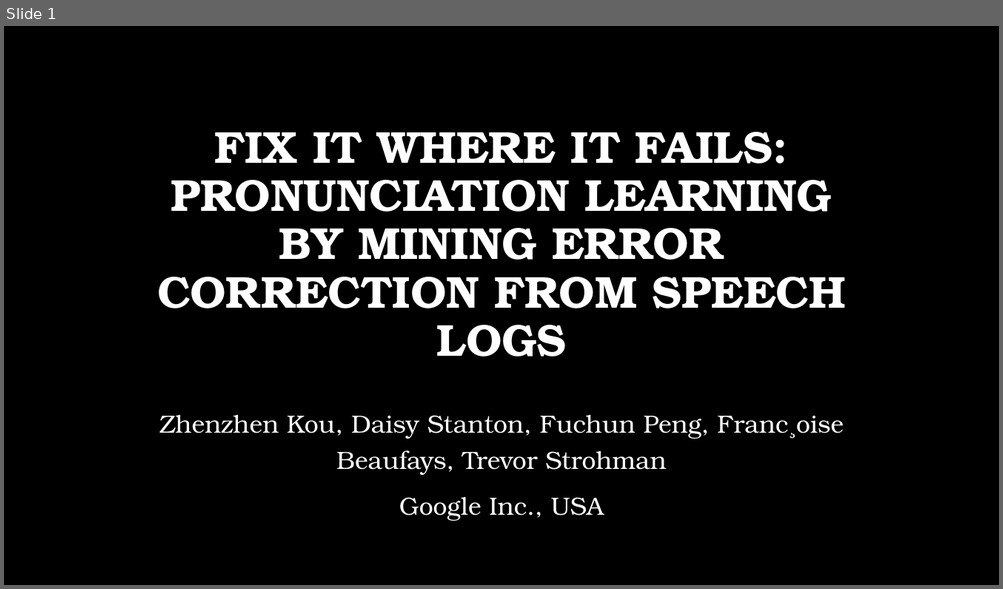
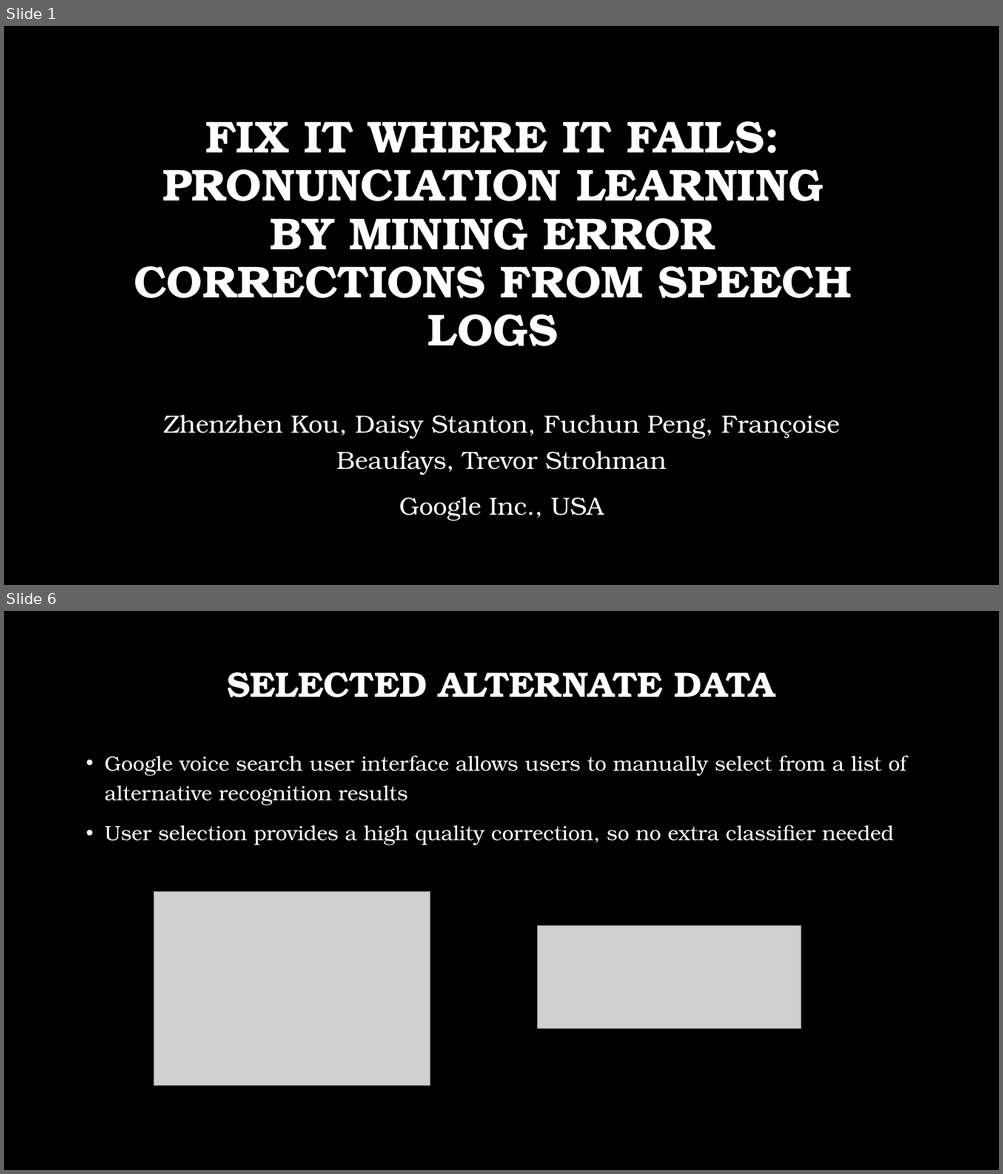
Before and after one commit to msnyde8/COSC757, a slide deck: Assignments/ArticleSummary/ArticleSummarySlides-MJS.pptx. Shown one above the other, each under a label of ours: slide 1 before the commit, slides 1 and 6 after it; the slides between them are not shown. The pictures are 1003x589 and 1003x1174 pixels, drawn with LibreOffice and Linux fonts; fonts in the diff are those of the drawing; grey boxes stand for pictures; background and template pictures are left out. Boxes give left, top, right and bottom in pixels: in the first picture for what was removed or moved away, otherwise in the second. Text is boxed around its words. In the diff, an @@ line names an element or a change of style, - is before the commit and + after.

```diff
--- a/Assignments/ArticleSummary/ArticleSummarySlides-MJS.pptx
+++ b/Assignments/ArticleSummary/ArticleSummarySlides-MJS.pptx
@@ slide 6 added at bbox=[4, 611, 999, 1170], background picture (left out) @@
@@ title added at bbox=[227, 672, 774, 698], 34 pt, text #FFFFFF, bold @@
+SELECTED ALTERNATE DATA
@@ text added at bbox=[105, 755, 907, 846], 20 pt, text #FFFFFF @@
+• Google voice search user interface allows users to manually select from a list of alternative recognition results
+• User selection provides a high quality correction, so no extra classifier needed
@@ picture added at bbox=[154, 891, 430, 1085] @@
@@ picture added at bbox=[538, 925, 801, 1029] @@
@@ slide 1 changed as well @@
@@ title "FIX IT WHERE IT FAILS: ..." at bbox=[134, 121, 851, 346]: vertical alignment bottom to middle @@
@@ title at bbox=[134, 121, 851, 346]: text changed @@
-FIX IT WHERE IT FAILS: PRONUNCIATION LEARNING BY MINING ERROR CORRECTION FROM SPEECH LOGS
+FIX IT WHERE IT FAILS: PRONUNCIATION LEARNING BY MINING ERROR CORRECTIONS FROM SPEECH LOGS
@@ subtitle at bbox=[163, 415, 839, 475]: text changed @@
-Zhenzhen Kou, Daisy Stanton, Fuchun Peng, Franc¸oise Beaufays, Trevor Strohman
+Zhenzhen Kou, Daisy Stanton, Fuchun Peng, Françoise Beaufays, Trevor Strohman
```
Also in this commit, not shown: 7 other slides added, 4 slides removed, 1 other file.
